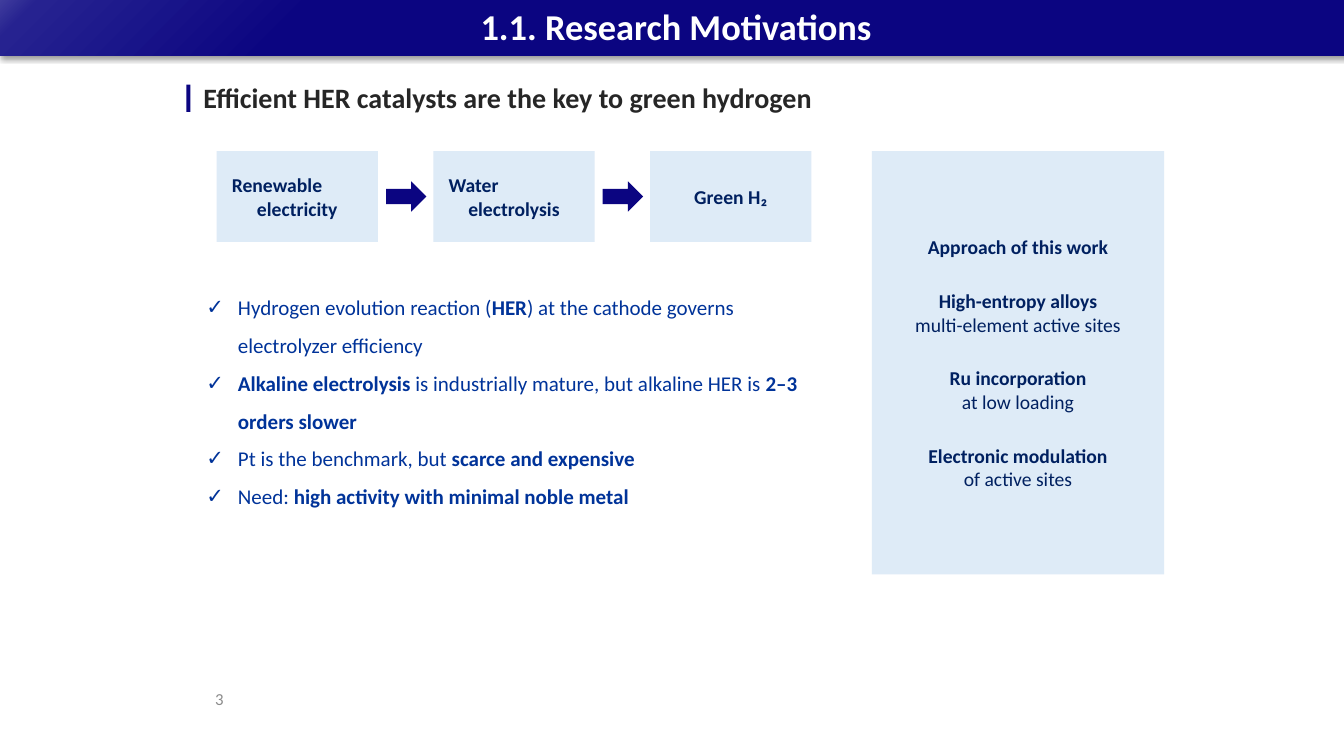
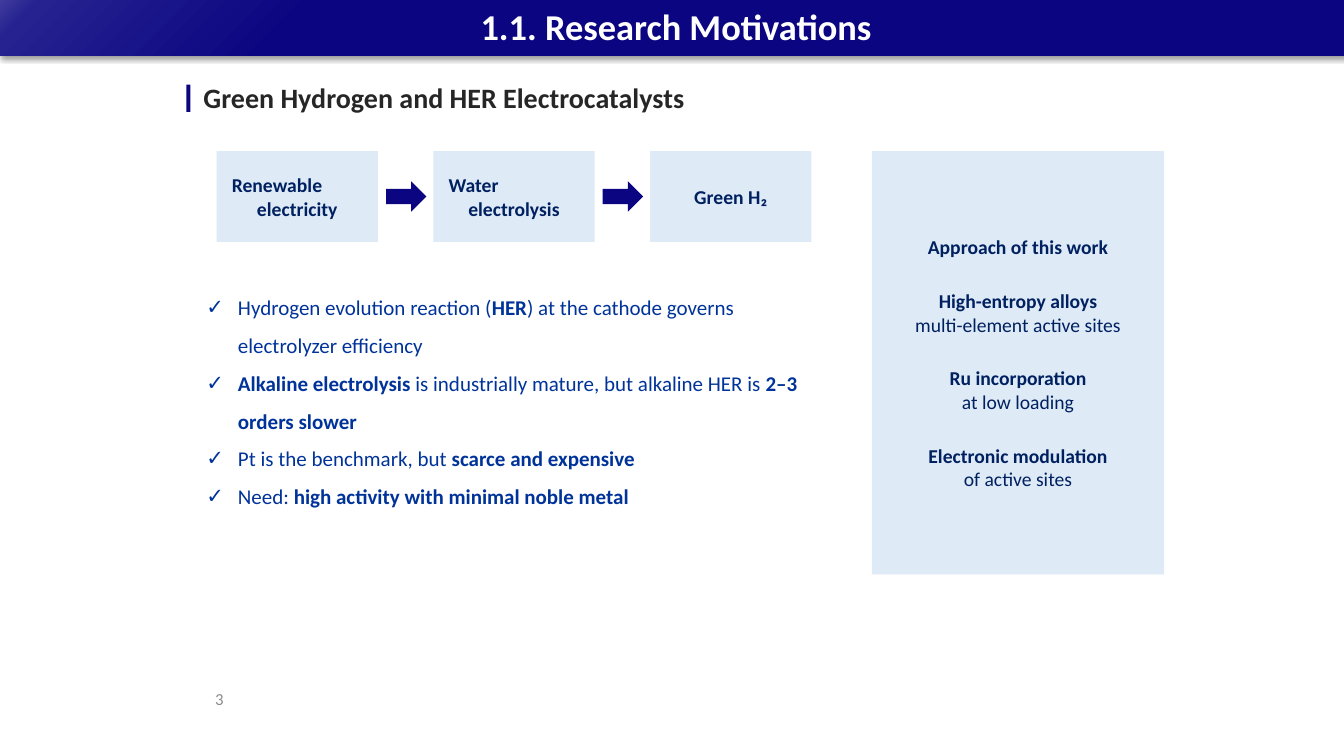
Before and after one commit to limsj0204/letter, a slide deck: slide 3 of 학위논문_디펜스_발표자료_5시료.pptx. Drawn at 1344x756 pixels with LibreOffice and Linux fonts; fonts in the diff are those of the drawing. Boxes give left, top, right and bottom in pixels: in the first picture for what was removed or moved away, otherwise in the second. Text is boxed around its words. In the diff, an @@ line names an element or a change of style, - is before the commit and + after.

```diff
--- a/학위논문_디펜스_발표자료_5시료.pptx
+++ b/학위논문_디펜스_발표자료_5시료.pptx
@@ text at [203,88,684,113]: text changed @@
-Efficient HER catalysts are the key to green hydrogen
+Green Hydrogen and HER Electrocatalysts
```
Also in this commit, not shown: 32 other slides changed.
